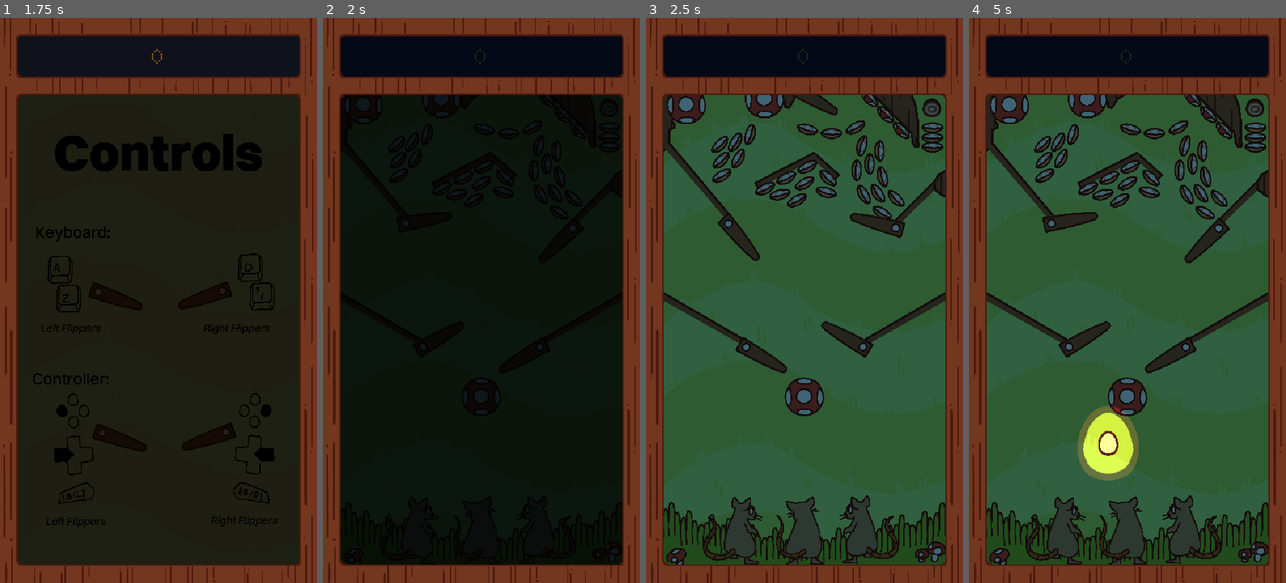
Above: before the commit, frames 1-4 (left to right).
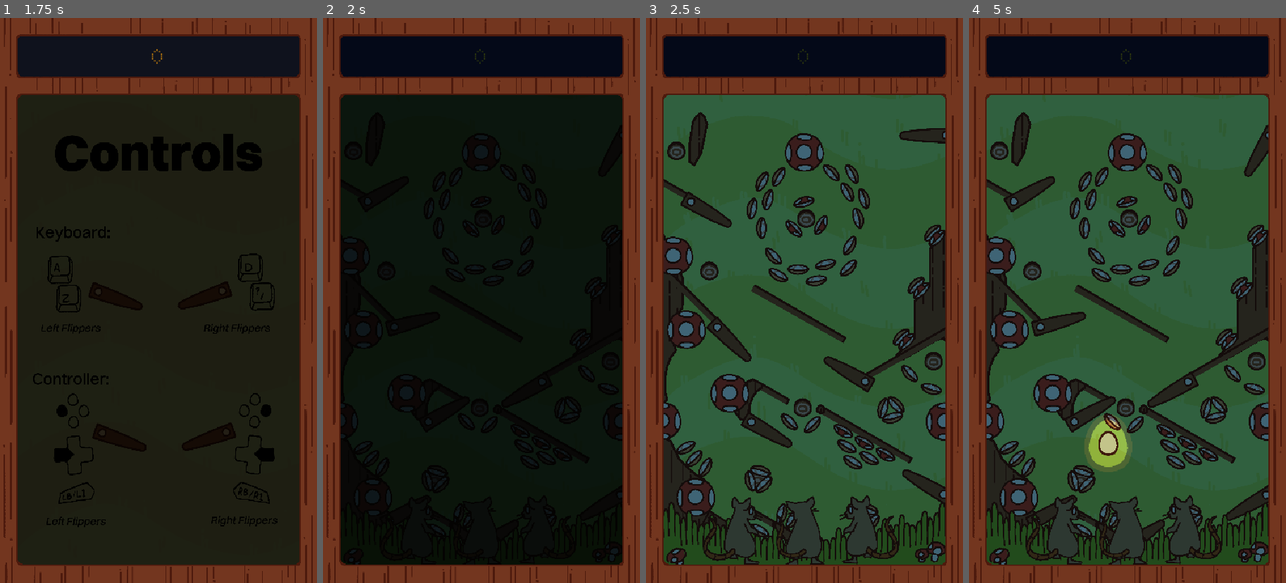
Above: after the commit, the same moments.

Repository: Lilacqualia/gjtnp-gjenp
Game: Godot game, scene res://scenes/conductor.tscn
Same seed, same stepped clock (60 frames per second), same inputs: the game is played once before the commit and once after it.
Inputs:
- Up to frame 1 (1.75 s): tap Enter at 0.5 s; hold D (Right Flipper) 0.53-1.28 s; hold Space (Start Game) 0.53-1.28 s; hold A (Left Flipper) from 1.28 s (still down); tap Space (Start Game) at 1.35 s
- Up to frame 2 (2 s): keep holding A (Left Flipper)
- Up to frame 3 (2.5 s): release A (Left Flipper) at 2.03 s; hold D (Right Flipper) from 2.03 s (still down); hold Space (Start Game) from 2.03 s (still down)
- Up to frame 4 (5 s): release Space (Start Game) at 2.78 s; tap Space (Start Game) at 2.85, 3.5, 4.35 s; release D (Right Flipper) at 3.53 s; hold Space (Start Game) 3.53-4.28 s; hold A (Left Flipper) from 3.53 s (still down)

Frame 1 is identical in both runs. In frame 2, 0.1% of the frame differs, in the area x 14-93%, y 18-71%; in frame 3, 23%; in frame 4, 26%, in the area x 5-95%, y 13-93%.

Commit message:
Added light shrinking & fading during rebound.

Diff:
--- a/src/scenes/pinball.tscn
+++ b/src/scenes/pinball.tscn
@@ -35,6 +35,11 @@
 max_contacts_reported = 5
 script = ExtResource("1_5eq27")
 
+[node name="PointLight2D" type="PointLight2D" parent="." unique_id=1442913803]
+color = Color(1, 1, 0.48235294, 1)
+shadow_enabled = true
+texture = ExtResource("16_mqqhf")
+
 [node name="CollisionPolygon2D" type="CollisionPolygon2D" parent="." unique_id=239119760]
 scale = Vector2(3.7795277, 3.7795277)
 polygon = PackedVector2Array(3.4395833, 0.5291667, 3.4218252, 0.8808441, 3.3697033, 1.2223628, 3.2849464, 1.5519936, 3. …(1466 unchanged characters)…
@@ -59,11 +64,6 @@
 limit_bottom = 1648
 limit_smoothed = true
 position_smoothing_enabled = true
-
-[node name="PointLight2D" type="PointLight2D" parent="." unique_id=1442913803]
-color = Color(1, 1, 0.48235294, 1)
-shadow_enabled = true
-texture = ExtResource("16_mqqhf")
 
 [node name="RollSound" type="AudioStreamPlayer" parent="." unique_id=339992715]
 stream = SubResource("AudioStreamWAV_5eq27")
--- a/src/scenes/table_forest.tscn
+++ b/src/scenes/table_forest.tscn
@@ -22,7 +22,7 @@
 NextTable = 4
 
 [node name="ScrollableElements" type="Node2D" parent="." unique_id=336700636]
-position = Vector2(-150, 800)
+position = Vector2(-150, 1729)
 
 [node name="ForestTexture" type="TextureRect" parent="ScrollableElements" unique_id=1978545029]
 z_as_relative = false
--- a/src/scripts/pinball.gd
+++ b/src/scripts/pinball.gd
@@ -6,6 +6,10 @@
 const rebound_nocollide_layers := [2, 3, 4, 5, 6, 7]
 const default_sprite_scale := Vector2(0.25, 0.25)
 const rebounding_sprite_scale = Vector2(0.40, 0.40)
+const default_pointlight_scale = 1.0
+const rebounding_pointlight_scale = 0.6
+const default_pointlight_energy = 1.0
+const rebounding_pointlight_energy = 0.25
 
 var old_velocity: Vector2
 var min_velocity_for_thunk = 200000.0
@@ -91,6 +95,7 @@
 
 
 func rebound(speed := 1500.0, duration := 1.0) -> void:
+	var half_duration = duration / 2
 	rebounding = true
 	can_end_rebound = false
 	set_linear_velocity(Vector2(rng.randf_range(speed / -2, speed / 2), -speed))
@@ -98,9 +103,15 @@
 	var reboundScaleTween = get_tree().create_tween()
 	reboundScaleTween.set_trans(Tween.TRANS_QUAD)
 	reboundScaleTween.set_ease(Tween.EASE_OUT)
-	reboundScaleTween.tween_property($Sprite2D, "scale", rebounding_sprite_scale, duration / 2)
+	reboundScaleTween.tween_property($Sprite2D, "scale", rebounding_sprite_scale, half_duration)
+	reboundScaleTween.parallel().tween_property($PointLight2D, "texture_scale", rebounding_pointlight_scale, half_duration)
+	reboundScaleTween.parallel().tween_property($PointLight2D, "energy", rebounding_pointlight_energy, half_duration)
 	reboundScaleTween.set_ease(Tween.EASE_IN)
-	reboundScaleTween.tween_property($Sprite2D, "scale", default_sprite_scale, duration / 2)
+	reboundScaleTween.tween_property($Sprite2D, "scale", default_sprite_scale, half_duration)
+	reboundScaleTween.parallel().tween_property($PointLight2D, "texture_scale", default_pointlight_scale, half_duration)
+	reboundScaleTween.parallel().tween_property($PointLight2D, "energy", default_pointlight_energy, half_duration)
+
+
 
 	await get_tree().create_timer(duration).timeout
 	can_end_rebound = true
